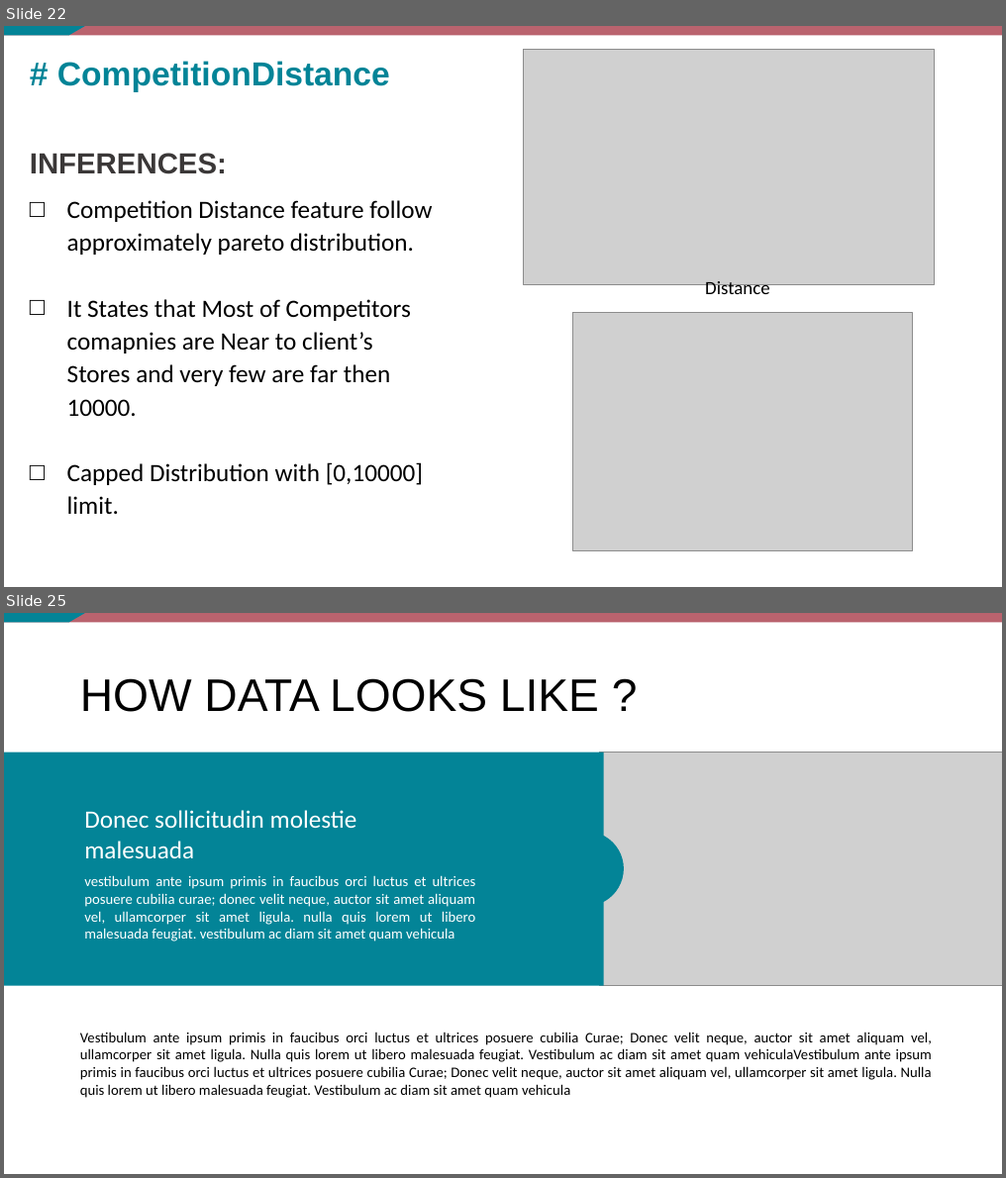
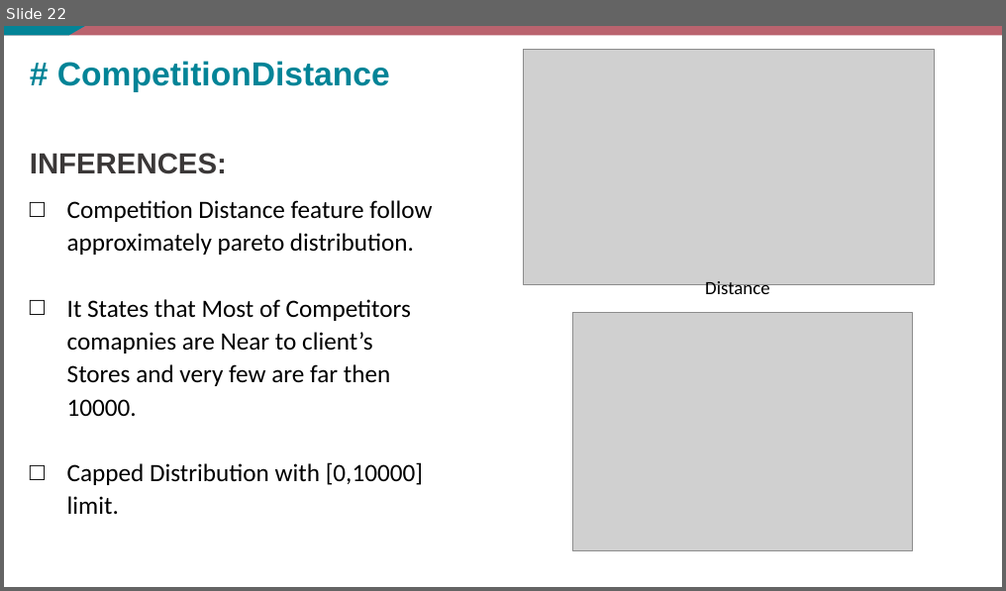
Before and after one commit to akesh-0909/Sales-Analysis-and-forecasting, a slide deck: BUSINESS REPORTS.pptx. Shown one above the other, each under a label of ours: slides 22 and 25 before the commit, slide 22 after it; the slides between them are not shown. The pictures are 1006x1178 and 1006x591 pixels, drawn with LibreOffice and Linux fonts; fonts in the diff are those of the drawing; grey boxes stand for pictures. Boxes give left, top, right and bottom in pixels: in the first picture for what was removed or moved away, otherwise in the second. Text is boxed around its words. In the diff, an @@ line names an element or a change of style, - is before the commit and + after.

```diff
--- a/BUSINESS REPORTS.pptx
+++ b/BUSINESS REPORTS.pptx
@@ slide 25 removed at (x1=4, y1=613, x2=1002, y2=1174), background #FFFFFF; not listed: 2 template elements that a slide beside it also shows @@
@@ title removed at (x1=80, y1=678, x2=599, y2=712) @@
-HOW DATA LOOKS LIKE ?
@@ rectangle removed at (x1=4, y1=753, x2=604, y2=986) @@
@@ picture removed at (x1=599, y1=753, x2=1002, y2=986) @@
@@ text removed at (x1=84, y1=810, x2=357, y2=860) @@
-Donec sollicitudin molestie malesuada
@@ ellipse removed at (x1=549, y1=832, x2=624, y2=906) @@
@@ text removed at (x1=84, y1=875, x2=476, y2=942) @@
-vestibulum ante ipsum primis in faucibus orci luctus et ultrices posuere cubilia curae; donec velit neque, auctor sit amet aliquam vel, ullamcorper sit amet ligula. nulla quis lorem ut libero malesuada feugiat. vestibulum ac diam sit amet quam vehicula
@@ text removed at (x1=80, y1=1032, x2=932, y2=1098) @@
-Vestibulum ante ipsum primis in faucibus orci luctus et ultrices posuere cubilia Curae; Donec velit neque, auctor sit amet aliquam vel, ullamcorper sit amet ligula. Nulla quis lorem ut libero malesuada feugiat. Vestibulum ac diam sit amet quam vehiculaVestibulum ante ipsum primis in faucibus orci luctus et ultrices posuere cubilia Curae; Donec velit neque, auctor sit amet aliquam vel, ullamcorper sit amet ligula. Nulla quis lorem ut libero malesuada feugiat. Vestibulum ac diam sit amet quam vehicula
```
Also in this commit, not shown: 2 slides changed, 6 slides added, 17 other slides removed.
